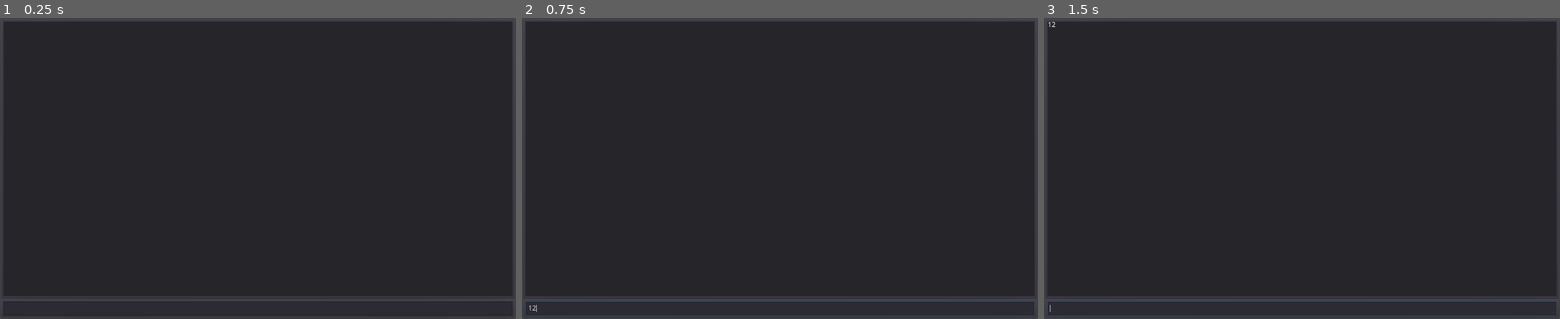
Above: before the commit, frames 1-3 (left to right).
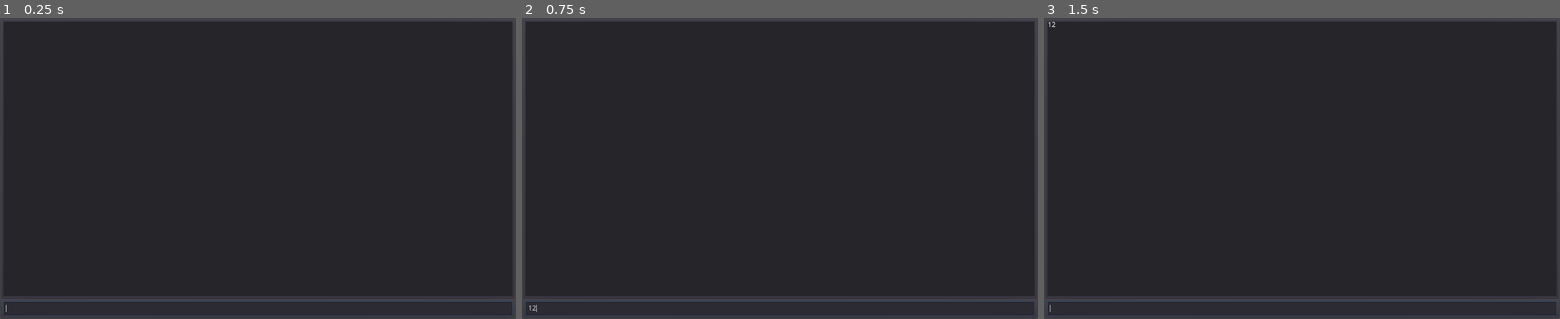
Above: after the commit, the same moments.

Repository: Perodactyl/terminex
Game: Godot game, scene res://main.tscn
The game is run twice, just before and just after one commit, with the same random seed, the same clock (stepped at 60 frames per second) and the same inputs.
Inputs (mouse positions are in pixels of both pictures, inside the frame that each line leads up to):
- Up to frame 1 (0.25 s): no input
- Up to frame 2 (0.75 s): click (780, 306) at 0.52 s; type "12" at 0.6 s
- Up to frame 3 (1.5 s): tap Enter at 1.25 s

The runs differ from the first frame. In frame 1, 0.4% of the frame differs, in the area x 0-100%, y 94-99%; in frame 2, nothing differs; in frame 3, nothing differs.

Commit message:
Added help

Diff:
--- a/baseGame.gd
+++ b/baseGame.gd
@@ -8,10 +8,42 @@
 	return "Base Game"
 
 func load():
-	datastore.foobar += 1
-	console.log("Testing: "+String(datastore.foobar))
+	console.connect("line", self, "line")
+	console.log("Welcome to Terminex! Type help for a list of commands.")
 	save()
 
 func install():
-	datastore.foobar = 0
 	save()
+
+func help():
+	return {
+		"show-header":false,
+		"help":"Shows command list",
+		"mods":"Various mod controls. Use mods ? to find more."
+	}
+
+func line(data:Dictionary):
+	var t:String = data.text
+	var reg = RegEx.new()
+	reg.compile("(\\w+)\\s*(.*)")
+	var result = reg.search(t)
+	if !result:
+		console.log(";[")
+		return
+	print(result.strings)
+	match result.strings[1]:
+		"help":
+			for mod in console.loadedMods:
+				var h = mod.help()
+				if !!h:
+					var canShowHead = true
+					if h is Dictionary:
+						if "show-header" in h:
+							console.log("Mod: "+mod.displayName())
+						var cmds = h.keys()
+						cmds.erase("show-header")
+						for cmd in cmds:
+							console.log(cmd+"			"+h[cmd])
+					if h is String:
+						console.log("Mod: "+mod.displayName())
+						console.log(h)
--- a/console.gd
+++ b/console.gd
@@ -6,6 +6,7 @@
 onready var inNode:LineEdit = consoleEl.get_node("inContainer/in/line")
 onready var out:RichTextLabel = consoleEl.get_node("outContainer/out/text")
 var debug = true
+var loadedMods = []
 
 func _ready():
 	Godir.write_file("user://mods/baseGame.gd", Godir.read_file("res://baseGame.gd"))
@@ -20,6 +21,7 @@
 					mod.install()
 					console.log("installed mod: "+mod.displayName())
 				mod.load()
+				loadedMods.append(mod)
 			elif file.ends_with(".data"):
 				pass
 			else:
--- a/main.gd
+++ b/main.gd
@@ -4,6 +4,7 @@
 func _ready():
 	OS.center_window()
 	console.connect("line", self, "input")
+	$inContainer/in/line.grab_focus()
 
 func input(data):
 	console.log(data.text)
--- a/main.tscn
+++ b/main.tscn
@@ -27,7 +27,7 @@
 [node name="text" type="RichTextLabel" parent="outContainer/out"]
 anchor_right = 1.0
 anchor_bottom = 1.0
-focus_mode = 2
+focus_mode = 1
 bbcode_enabled = true
 scroll_active = false
 scroll_following = true
--- a/mod.gd
+++ b/mod.gd
@@ -8,6 +8,13 @@
 
 func displayName():
 	return "Unnamed" #What the user sees
+
+func help():
+	return "" #Called when help is typed. Shows the string given, or can be given a dictionary.
+	#If the return value is false-like it won't show a header for this mod's help.
+	#You can also specify in the Dictionary:
+	#show-header:false
+	#It is recommended to use a Dictionary.
 
 func load():
 	pass #Any time it loads, including first run.
@@ -25,3 +32,11 @@
 
 func store(): #Used by the mod loader, don't overwrite.
 	return datastore
+
+func allow_cmds():
+	#What commands should not cause an error about no command existing.
+	var h = help()
+	if h is Dictionary:
+		return h.keys()
+	else:
+		return []
--- a/project.godot
+++ b/project.godot
@@ -34,6 +34,10 @@
 
 gdscript/warnings/enable=false
 
+[gdnative]
+
+singletons=[  ]
+
 [physics]
 
 common/enable_pause_aware_picking=true
Not shown, added: export_presets.cfg
Not shown, added: README.md
